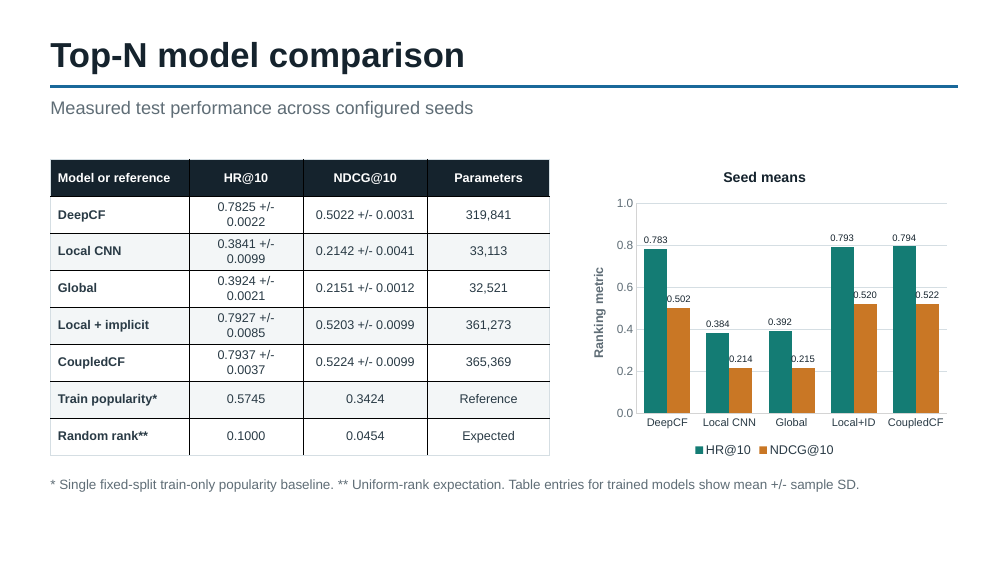
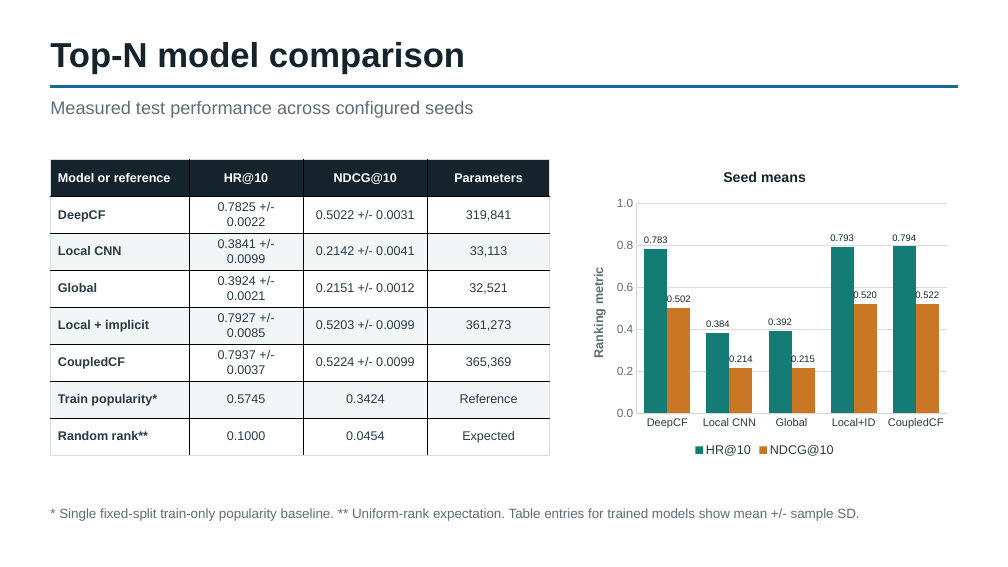
Before and after one commit to virajchoudhary/RS-CoupledCF-MiniProject, a slide deck: slide 10 of deliverables/CoupledCF_presentation.pptx. Drawn at 1008x567 pixels with LibreOffice and Linux fonts; fonts in the diff are those of the drawing. Boxes give left, top, right and bottom in pixels: in the first picture for what was removed or moved away, otherwise in the second. Text is boxed around its words. In the diff, an @@ line names an element or a change of style, - is before the commit and + after.

```diff
--- a/deliverables/CoupledCF_presentation.pptx
+++ b/deliverables/CoupledCF_presentation.pptx
@@ text "* Single fixed-split train-only popularity ...": place and size @@
-text "* Single fixed-split train-only popularity ..." at (59,479,859,492)
+text "* Single fixed-split train-only popularity ..." at (59,508,859,521)
```
Also in this commit, not shown: 2 other slides changed, 27 other files.
